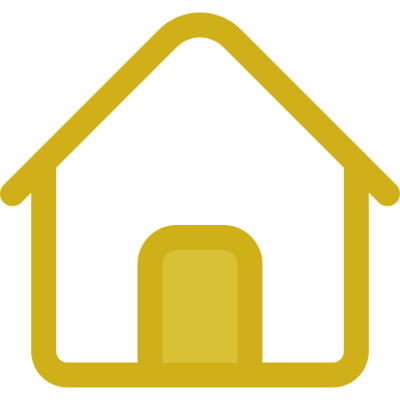
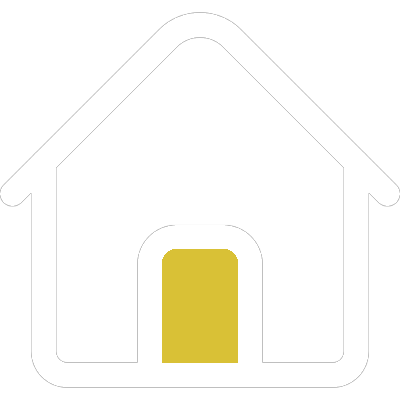
Layers edited between the first and the second 400×400 image:
hid "home.png copy" over (0, 12, 400, 388)
added layer "home.png copy #1" above "home.png" over (0, 12, 400, 388)
